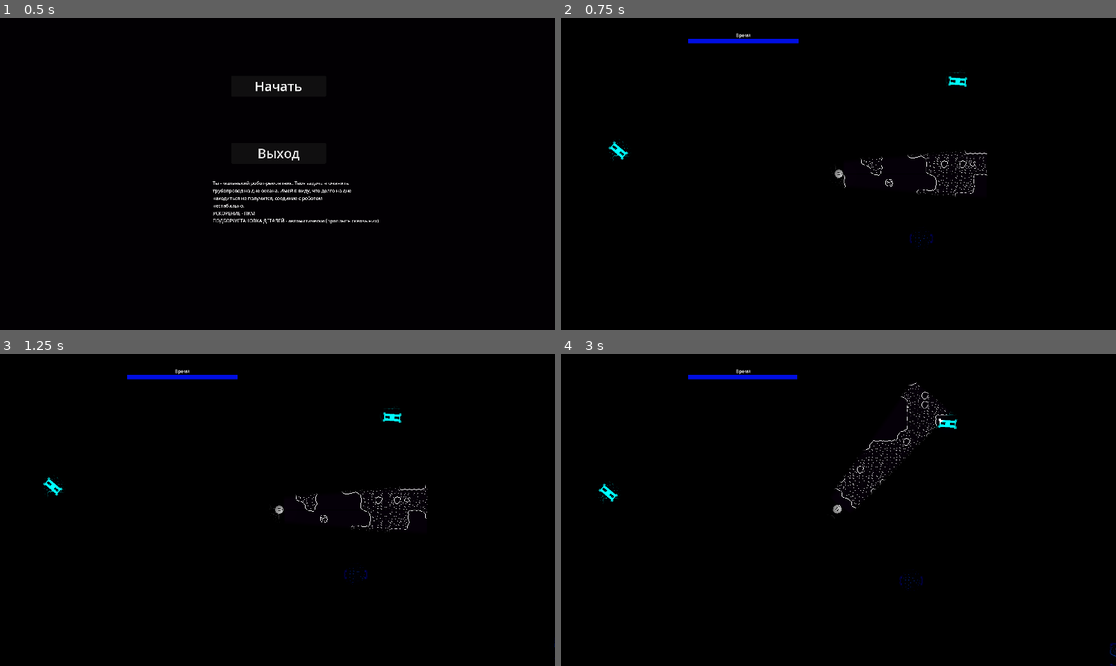
Above: before the commit, frames 1-4 (two rows, left to right).
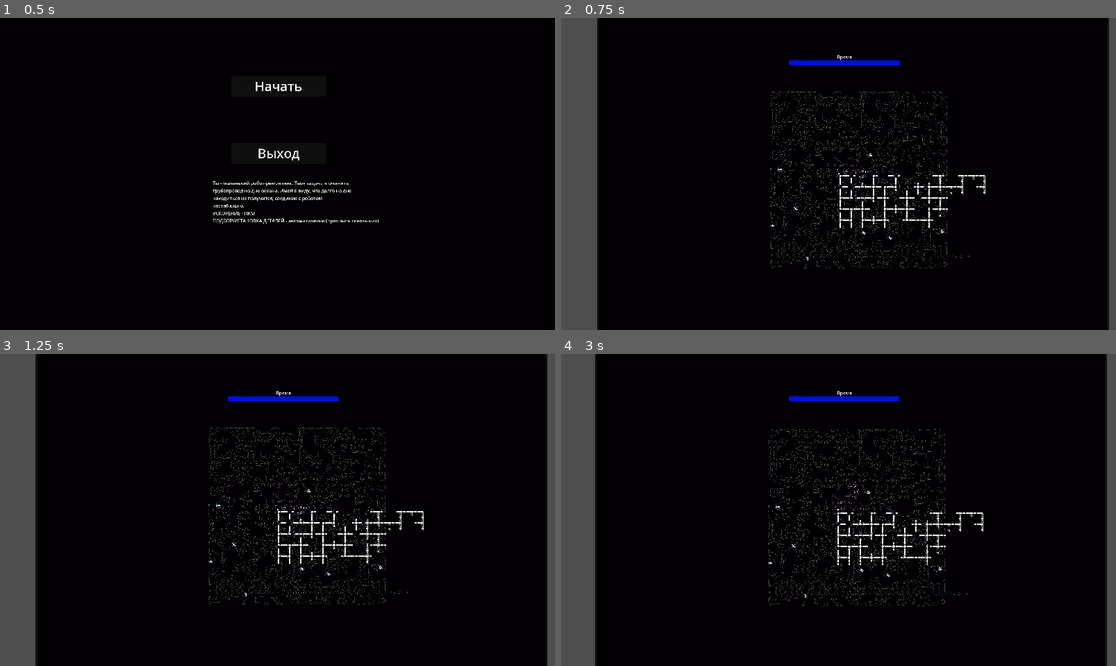
Above: after the commit, the same moments.

Repository: Overlord1704/PashtetJam1
Game: Godot game, scene res://scenes/StartMenu/start_menu.tscn
The game is run twice, just before and just after one commit, with the same random seed, the same clock (stepped at 60 frames per second) and the same inputs.
Inputs (mouse positions are in pixels of both pictures, inside the frame that each line leads up to):
- Up to frame 1 (0.5 s): no input
- Up to frame 2 (0.75 s): click "Начать" at 0.5 s
- Up to frame 3 (1.25 s): no input
- Up to frame 4 (3 s): move the mouse to (960, 494) at 1.27 s; click (960, 494) at 1.42 s; move the mouse to (727, 525) at 2.02 s; click (727, 525) at 2.17 s; move the mouse to (894, 441) at 2.77 s; click (894, 441) at 2.92 s

Frame 1 is identical in both runs. In frame 2, 11% of the frame differs, in the area x 0-100%, y 0-100%; in frame 3, 11%; in frame 4, 11%.

Commit message:
Полировка2

Diff:
--- a/scenes/Level/level.tscn
+++ b/scenes/Level/level.tscn
@@ -19,7 +19,6 @@
 [node name="Level" type="Node2D" node_paths=PackedStringArray("player")]
 script = ExtResource("1_bgy22")
 player = NodePath("Player")
-
 take_sound = ExtResource("8_b4fjl")
 place_sound = ExtResource("9_kwuh1")
 Fragments = 10
@@ -49,11 +48,12 @@
 
 [node name="Location" parent="." instance=ExtResource("2_phj4u")]
 scale = Vector2(4, 4)
-width = 30
+width = 40
 height = 15
-num_holes = 15
+num_holes = 20
 
 [node name="DirectionalLight2D" type="DirectionalLight2D" parent="."]
+visible = false
 energy = 1.2
 blend_mode = 1
 
--- a/scenes/Player/player.tscn
+++ b/scenes/Player/player.tscn
@@ -43,7 +43,7 @@
 [node name="CanvasLayer" type="CanvasLayer" parent="."]
 
 [node name="GameTimer" parent="CanvasLayer" instance=ExtResource("2_cpba7")]
-position = Vector2(440, 72)
+position = Vector2(789, 147)
 
 [node name="CollisionShape2D" type="CollisionShape2D" parent="."]
 shape = SubResource("RectangleShape2D_o472u")
@@ -79,7 +79,7 @@
 texture = SubResource("GradientTexture2D_1xof5")
 
 [node name="Camera2D" type="Camera2D" parent="."]
-zoom = Vector2(0.5, 0.5)
+zoom = Vector2(0.1, 0.1)
 position_smoothing_enabled = true
 
 [node name="Movement" type="AudioStreamPlayer2D" parent="."]
